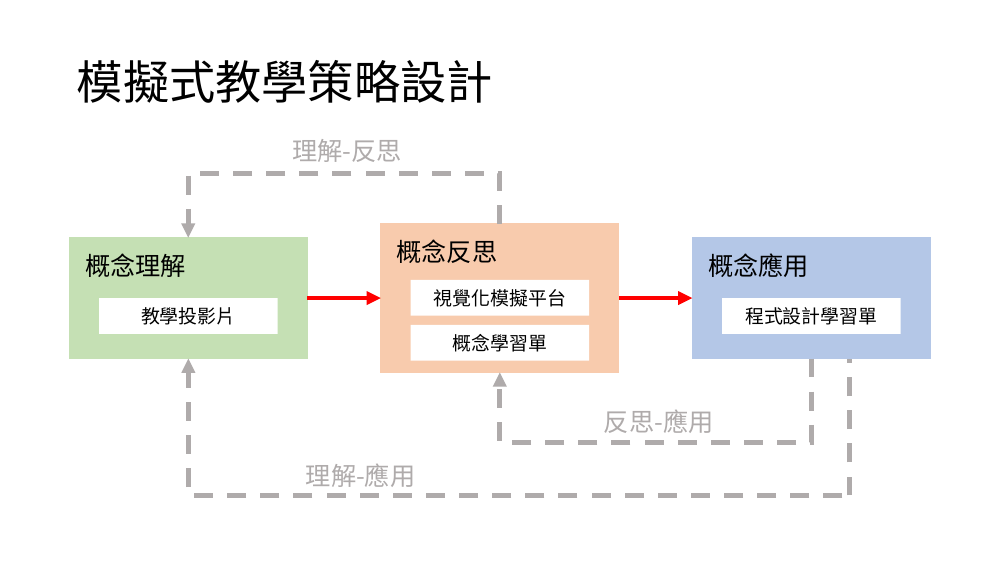
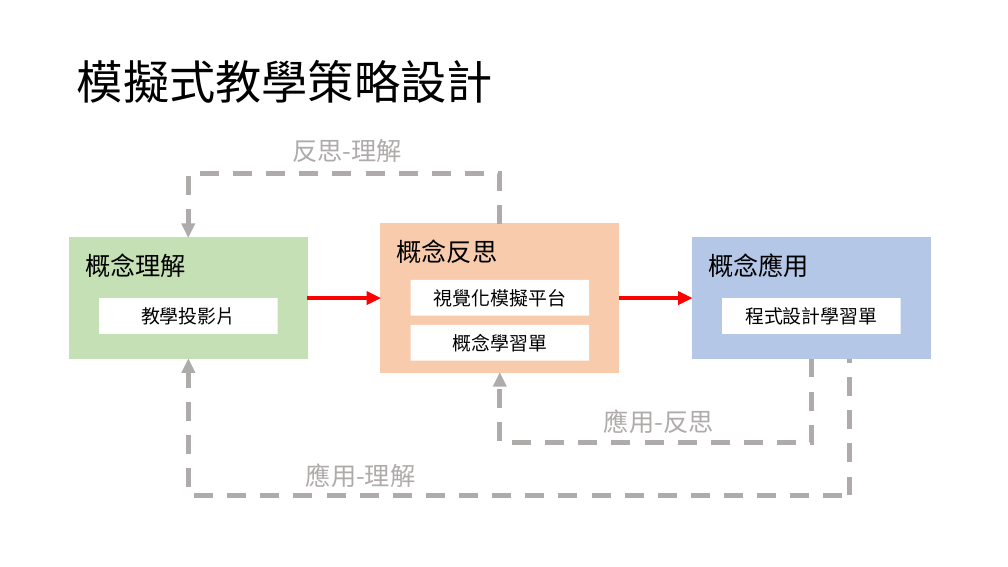
Before and after one commit to Henry-the-junior/nn_teaching, a slide deck: slide 4 of 模擬平台網頁_v2/教材簡報/課堂流程與研究目的_v2.pptx. Drawn at 1008x567 pixels with LibreOffice and Linux fonts; fonts in the diff are those of the drawing. Boxes give left, top, right and bottom in pixels: in the first picture for what was removed or moved away, otherwise in the second. Text is boxed around its words. In the diff, an @@ line names an element or a change of style, - is before the commit and + after.

```diff
--- a/模擬平台網頁_v2/教材簡報/課堂流程與研究目的_v2.pptx
+++ b/模擬平台網頁_v2/教材簡報/課堂流程與研究目的_v2.pptx
@@ text at (292, 139, 402, 162): text changed @@
-理解-反思
+反思-理解
@@ text at (604, 410, 714, 433): text changed @@
-反思-應用
+應用-反思
@@ text at (306, 464, 416, 487): text changed @@
-理解-應用
+應用-理解
```
Also in this commit, not shown: 1 other slide changed, 5 other files.
